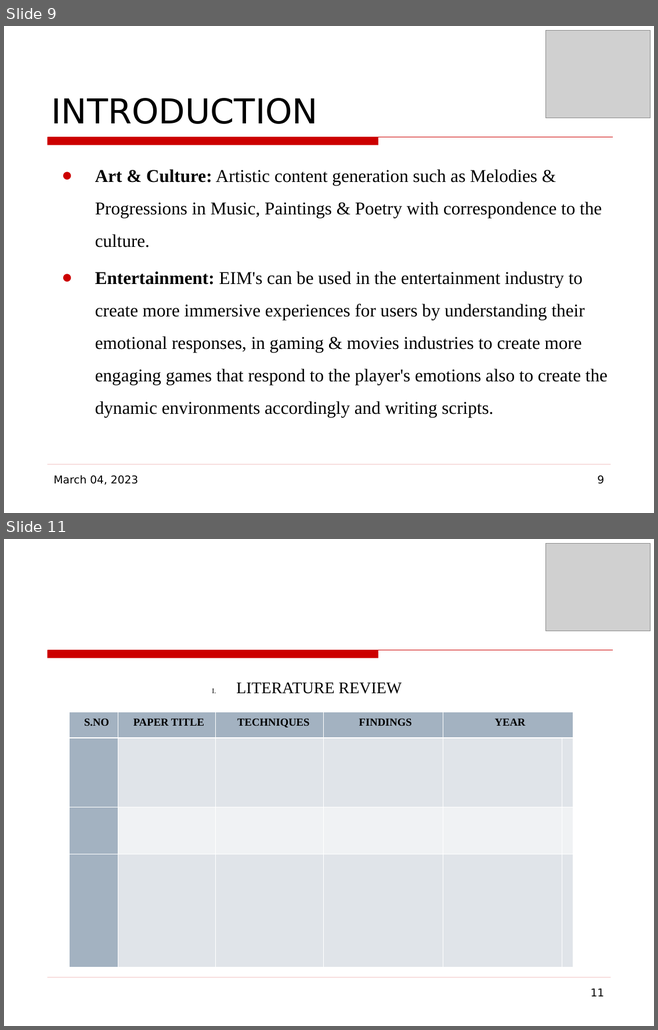
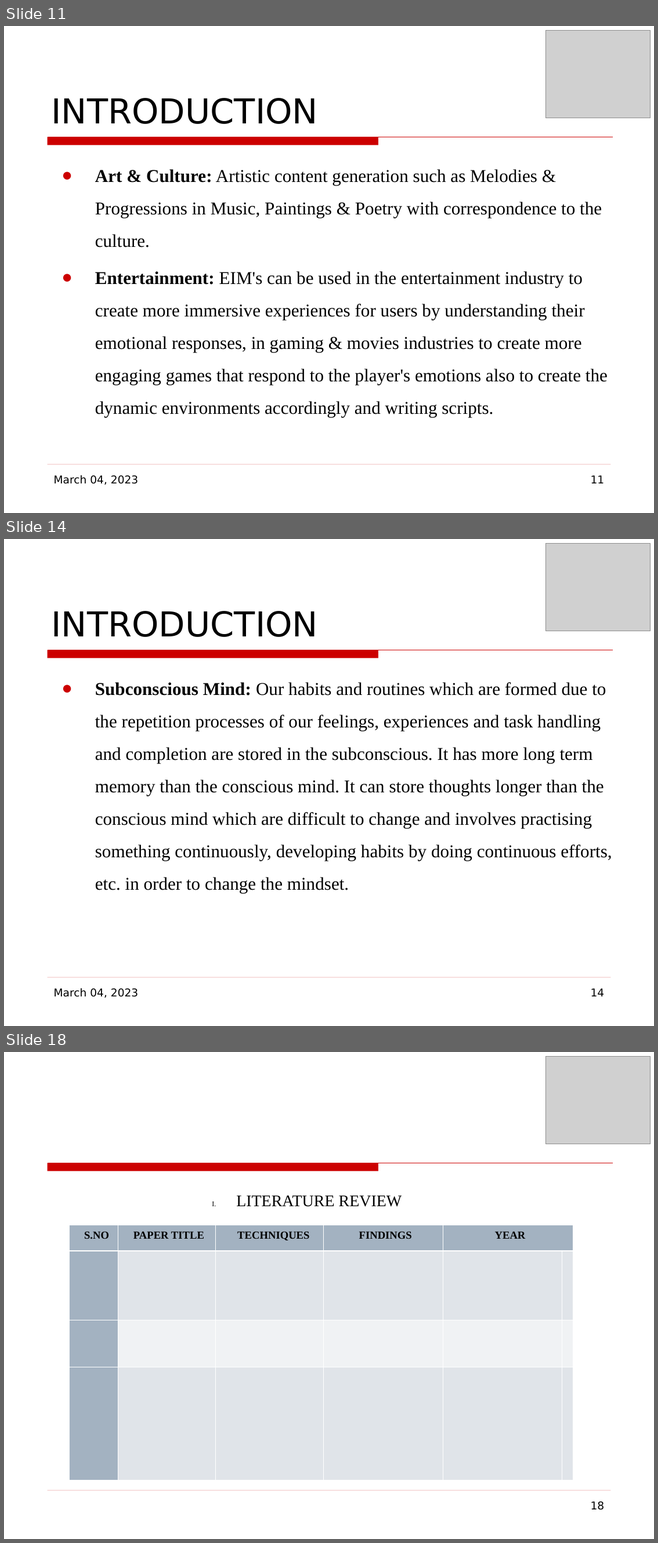
Before and after one commit to mohitlabs/Research, a slide deck: Emotionally Intelligent Machines(EIM's) & Sentiment Synthesis based on Ancient Vedic Astrology/Conference Paper.odp. Shown one above the other, each under a label of ours: slides 9 and 11 before the commit, slides 11, 14 and 18 after it; the slides between them are not shown. The pictures are 658x1030 and 658x1543 pixels, drawn with LibreOffice and Linux fonts; fonts in the diff are those of the drawing; grey boxes stand for pictures; background and template pictures are left out. Boxes give left, top, right and bottom in pixels: in the first picture for what was removed or moved away, otherwise in the second. Text is boxed around its words. In the diff, an @@ line names an element or a change of style, - is before the commit and + after.

```diff
--- a/Emotionally Intelligent Machines(EIM's) & Sentiment Synthesis based on Ancient Vedic Astrology/Conference Paper.odp
+++ b/Emotionally Intelligent Machines(EIM's) & Sentiment Synthesis based on Ancient Vedic Astrology/Conference Paper.odp
@@ slide 14 added at (4, 539, 654, 1026), background picture (left out); not listed: 2 template elements that a slide beside it also shows @@
@@ picture added at (545, 544, 650, 631) @@
@@ title added at (52, 611, 318, 637), 38 pt, text #000000 @@
+INTRODUCTION
@@ text added at (95, 682, 612, 893), 20 pt, text #000000 @@
+● Subconscious Mind: Our habits and routines which are formed due to the repetition processes of our feelings, experiences and task handling and completion are stored in the subconscious. It has more long term memory than the conscious mind. It can store thoughts longer than the conscious mind which are difficult to change and involves practising something continuously, developing habits by doing continuous efforts, etc. in order to change the mindset.
@@ text added at (54, 988, 138, 998), 12 pt, text #000000 @@
+March 04, 2023
@@ page number added at (590, 988, 604, 997), 12 pt, text #000000 @@
+14
@@ what was slide 9 is now slide 11 @@
@@ page number at (590, 475, 604, 484): text changed @@
-9
+11
@@ what was slide 11 is now slide 18 @@
@@ page number at (590, 1501, 604, 1510): text changed @@
-11
+18
```
Also in this commit, not shown: 3 slides changed, 6 other slides added, 2 other files.
